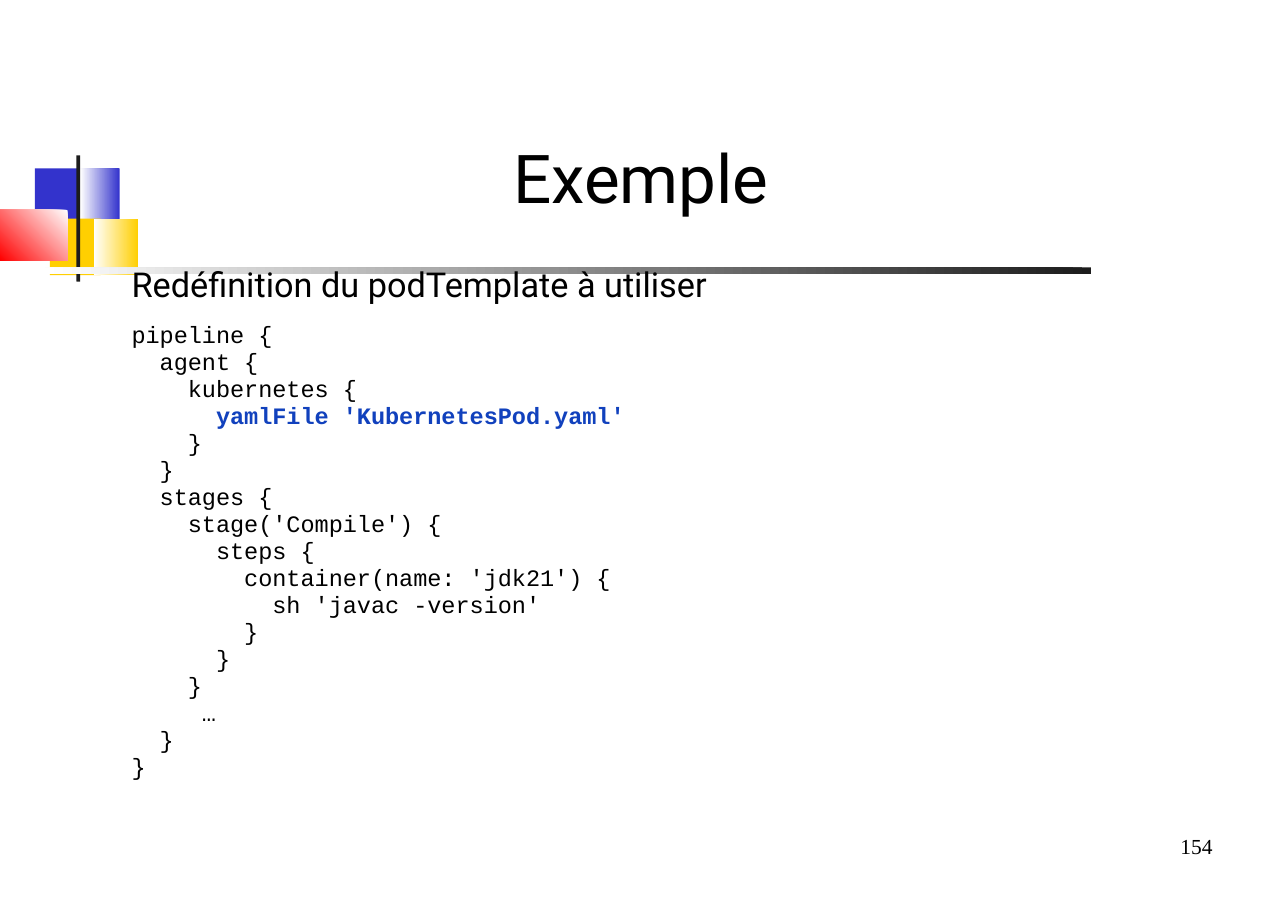
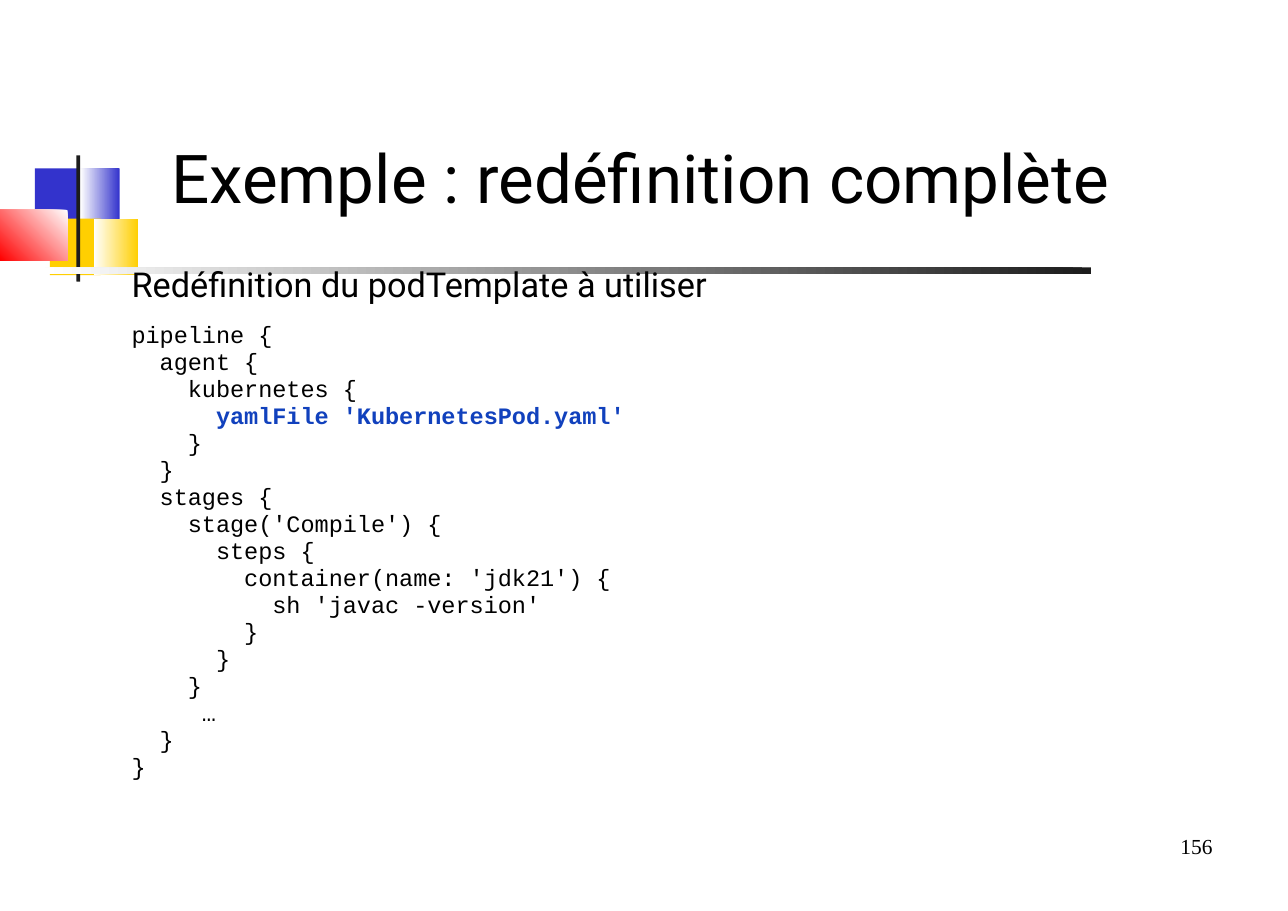
Before and after one commit to dthibau/jenkins, a slide deck: slide 156 of JenkinsPipeline.odp (slide 154 before the commit). Drawn at 1288x911 pixels with LibreOffice and Linux fonts; fonts in the diff are those of the drawing. Boxes give left, top, right and bottom in pixels: in the first picture for what was removed or moved away, otherwise in the second. Text is boxed around its words. In the diff, an @@ line names an element or a change of style, - is before the commit and + after.

```diff
--- a/JenkinsPipeline.odp
+++ b/JenkinsPipeline.odp
@@ title at <box>171,151,1109,217</box>: text changed @@
-Exemple
+Exemple : redéfinition complète
@@ page number at <box>1180,840,1212,855</box>: text changed @@
-154
+156
```
Also in this commit, not shown: 8 other slides changed, 8 slides added, 1 slide removed, 1 other file.
